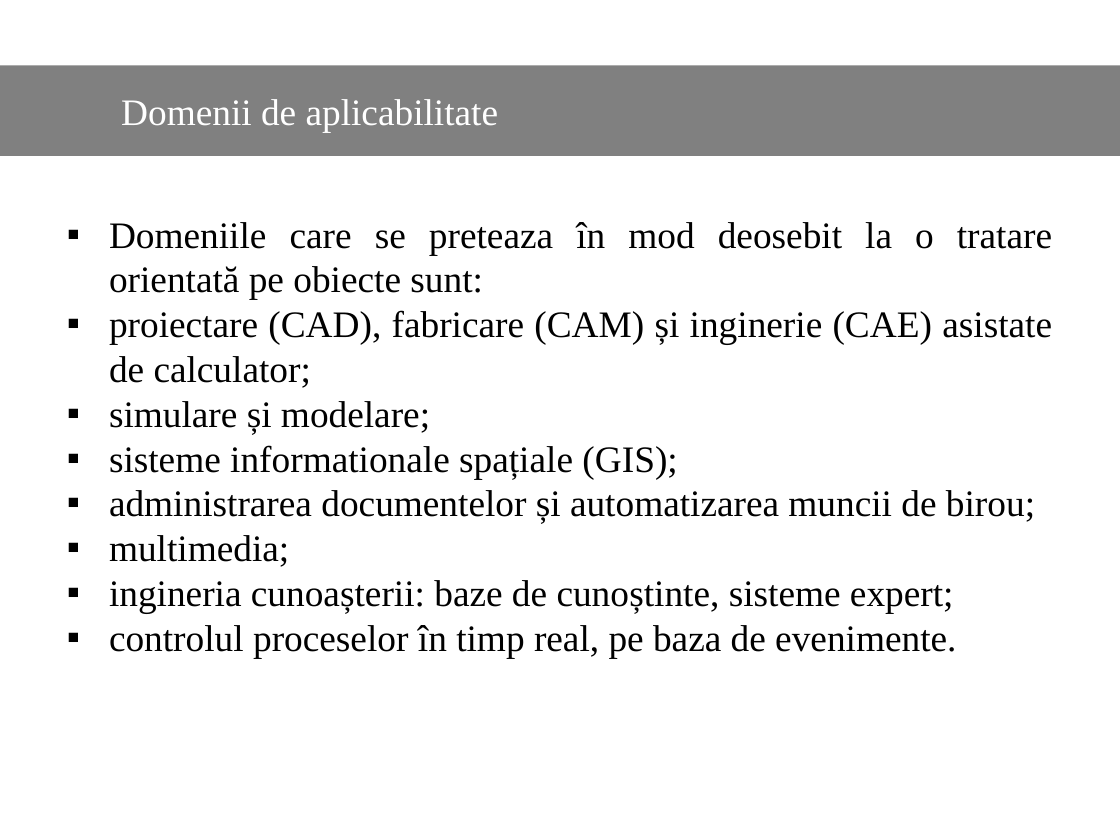
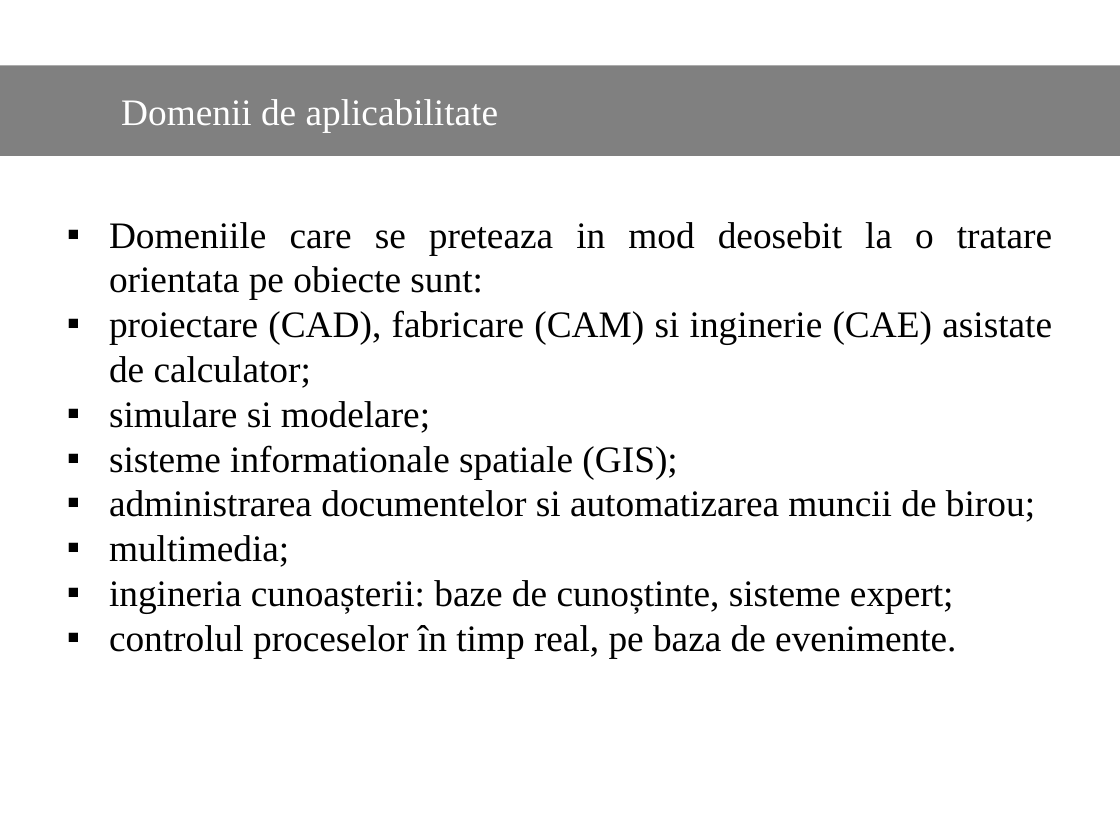
Before and after one commit to Dani25/BDOO, a slide deck: slide 5 of bdoo.pptx. Drawn at 1120x840 pixels with LibreOffice and Linux fonts; fonts in the diff are those of the drawing. Boxes give left, top, right and bottom in pixels: in the first picture for what was removed or moved away, otherwise in the second. Text is boxed around its words. In the diff, an @@ line names an element or a change of style, - is before the commit and + after.

```diff
--- a/bdoo.pptx
+++ b/bdoo.pptx
@@ text at box(109, 222, 1052, 522): text changed @@
-▪ Domeniile care se preteaza în mod deosebit la o tratare orientată pe obiecte sunt:
-▪ proiectare (CAD), fabricare (CAM) și inginerie (CAE) asistate de calculator;
-▪ simulare și modelare;
-▪ sisteme informationale spațiale (GIS);
-▪ administrarea documentelor și automatizarea muncii de birou;
+▪ Domeniile care se preteaza in mod deosebit la o tratare orientata pe obiecte sunt:
+▪ proiectare (CAD), fabricare (CAM) si inginerie (CAE) asistate de calculator;
+▪ simulare si modelare;
+▪ sisteme informationale spatiale (GIS);
+▪ administrarea documentelor si automatizarea muncii de birou;
```
Also in this commit, not shown: 13 other slides changed.
